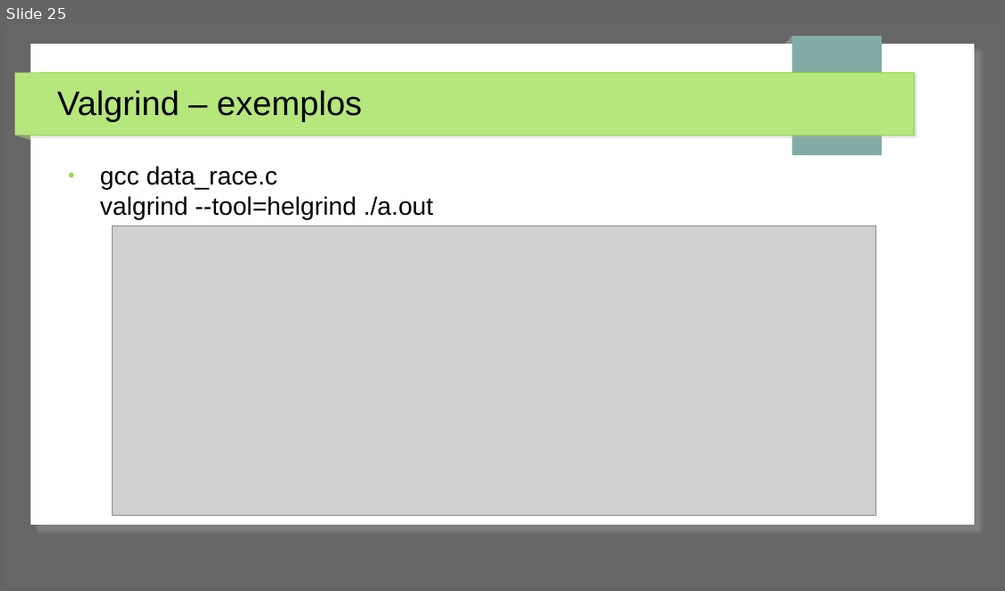
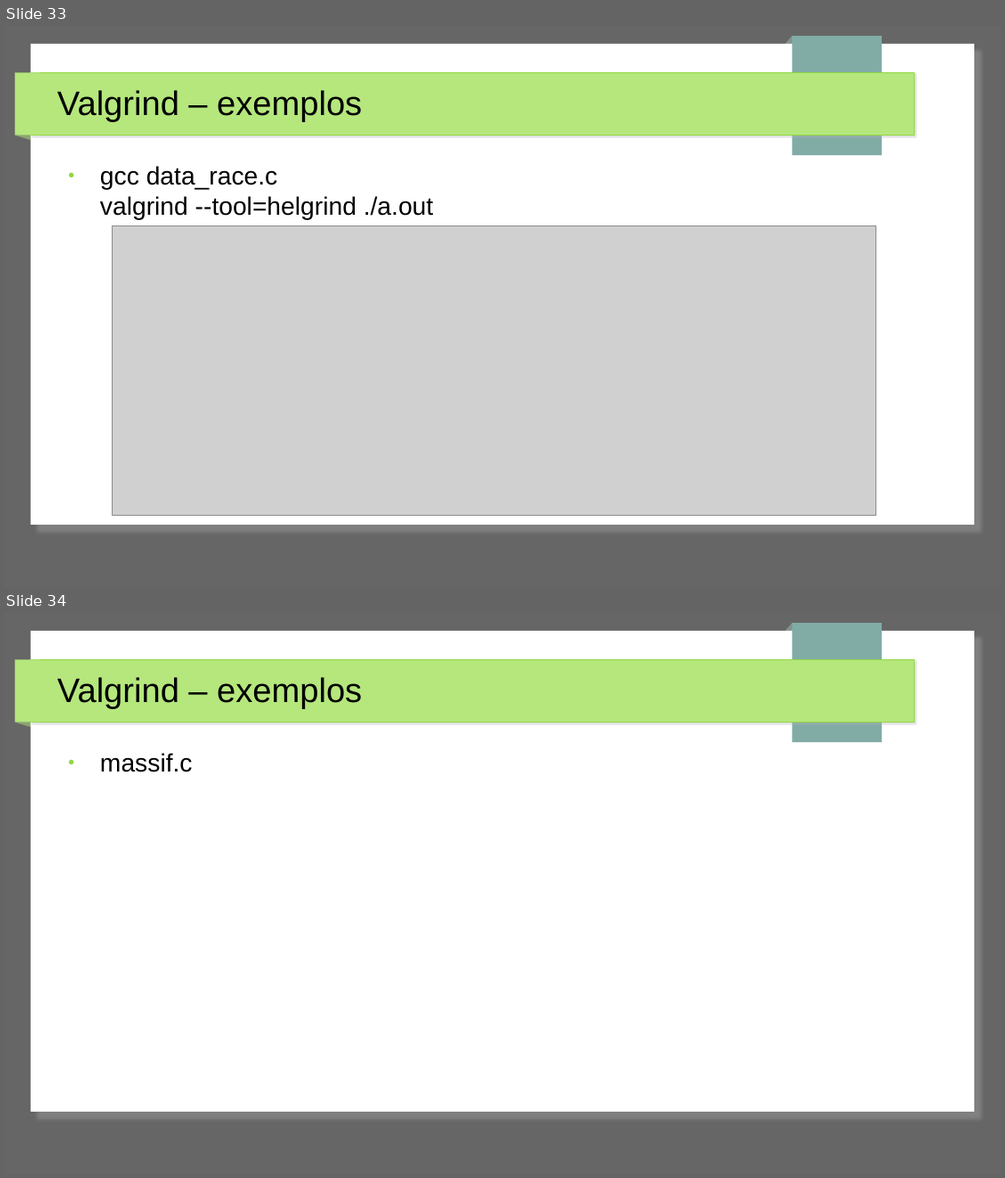
Before and after one commit to jpantonow/SB-T1-ANALISADORES, a slide deck: Slides.odp. Shown one above the other, each under a label of ours: slide 25 before the commit, slides 33 and 34 after it. The pictures are 1005x591 and 1005x1178 pixels, drawn with LibreOffice and Linux fonts; fonts in the diff are those of the drawing; grey boxes stand for pictures. Boxes give left, top, right and bottom in pixels: in the first picture for what was removed or moved away, otherwise in the second. Text is boxed around its words. In the diff, an @@ line names an element or a change of style, - is before the commit and + after.

Commit message:
mais valgrind

```diff
--- a/Slides.odp
+++ b/Slides.odp
@@ slide 34 added at bbox=[4, 613, 1001, 1174], background #666666; not listed: 7 template elements that a slide beside it also shows @@
@@ title added at bbox=[57, 677, 362, 709], 27 pt, text #000000 @@
+Valgrind – exemplos
@@ text added at bbox=[100, 753, 193, 772], 20 pt, text #000000 @@
+● massif.c
@@ what was slide 25 is now slide 33 @@
```
Also in this commit, not shown: 1 slide changed, 9 other slides added, 1 other file.
